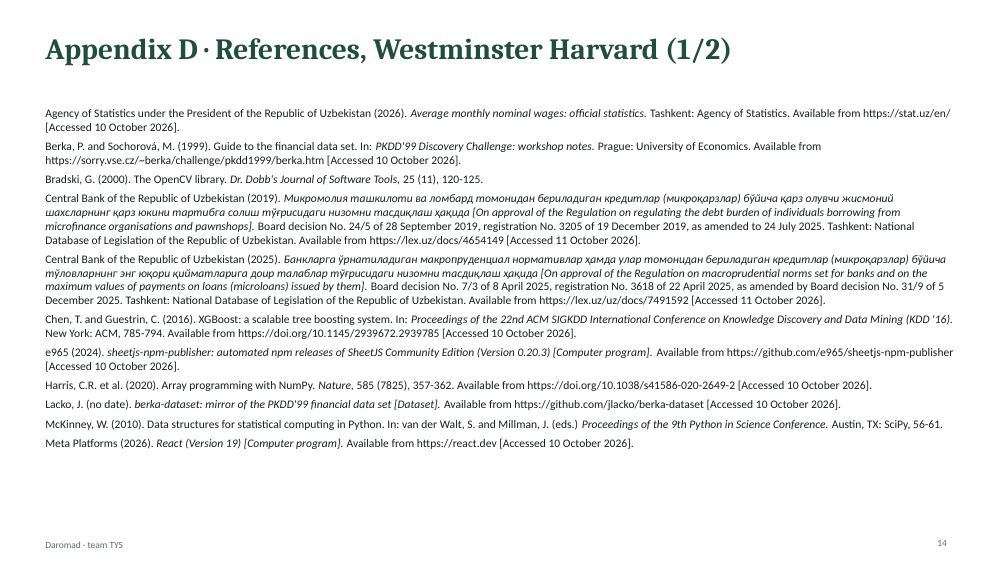
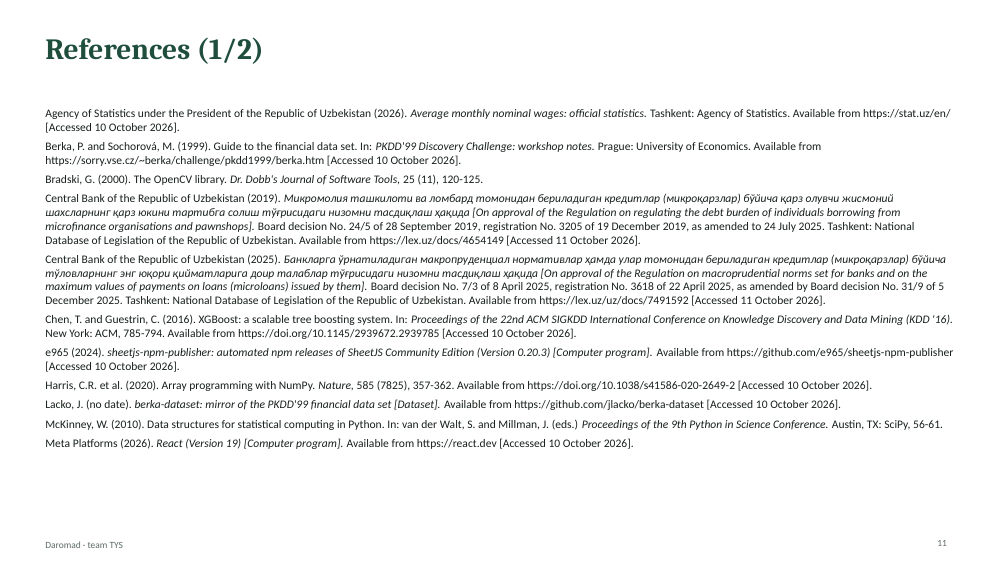
Before and after one commit to hmunisbekk-droid/TYS-fintech, a slide deck: slide 11 of deck/Daromad_TYS_deck.pptx (slide 14 before the commit). Drawn at 1008x567 pixels with LibreOffice and Linux fonts; fonts in the diff are those of the drawing. Boxes give left, top, right and bottom in pixels: in the first picture for what was removed or moved away, otherwise in the second. Text is boxed around its words. In the diff, an @@ line names an element or a change of style, - is before the commit and + after.

```diff
--- a/deck/Daromad_TYS_deck.pptx
+++ b/deck/Daromad_TYS_deck.pptx
@@ title at <box>45,37,264,64</box>: text changed @@
-Appendix D · References, Westminster Harvard (1/2)
+References (1/2)
```
Also in this commit, not shown: 7 other slides changed, 3 slides removed, 20 other files.
